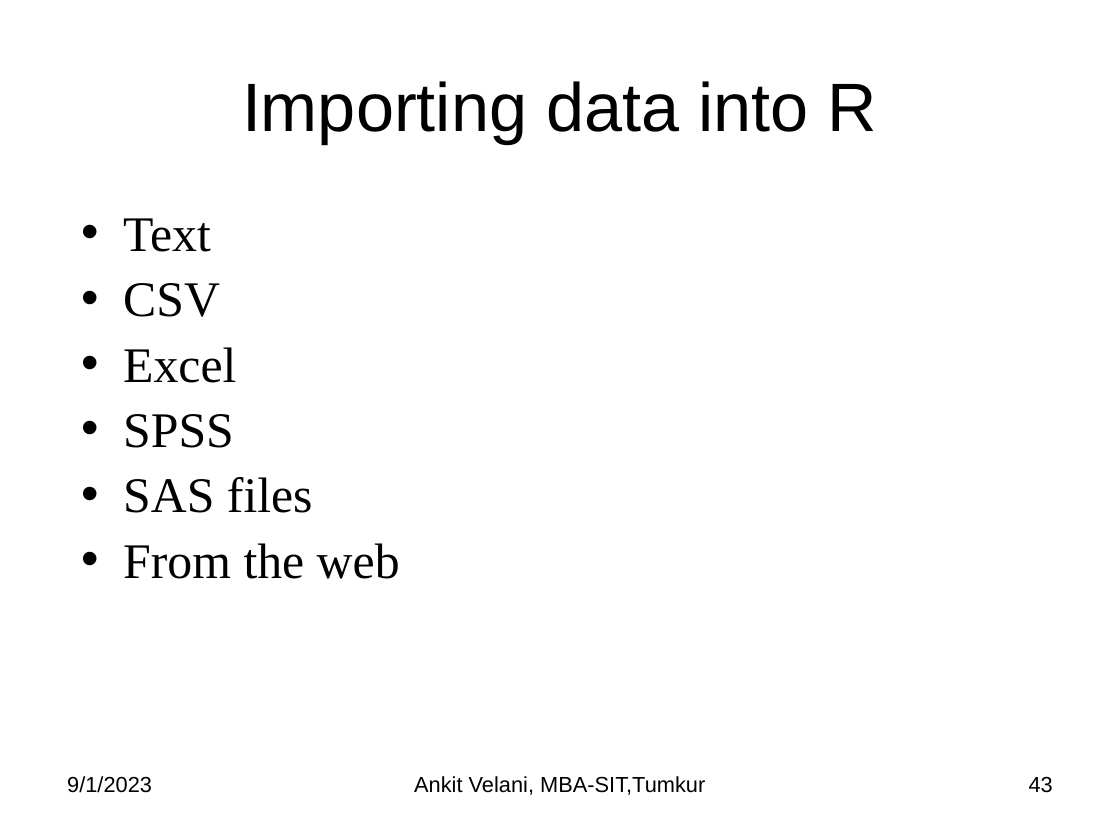
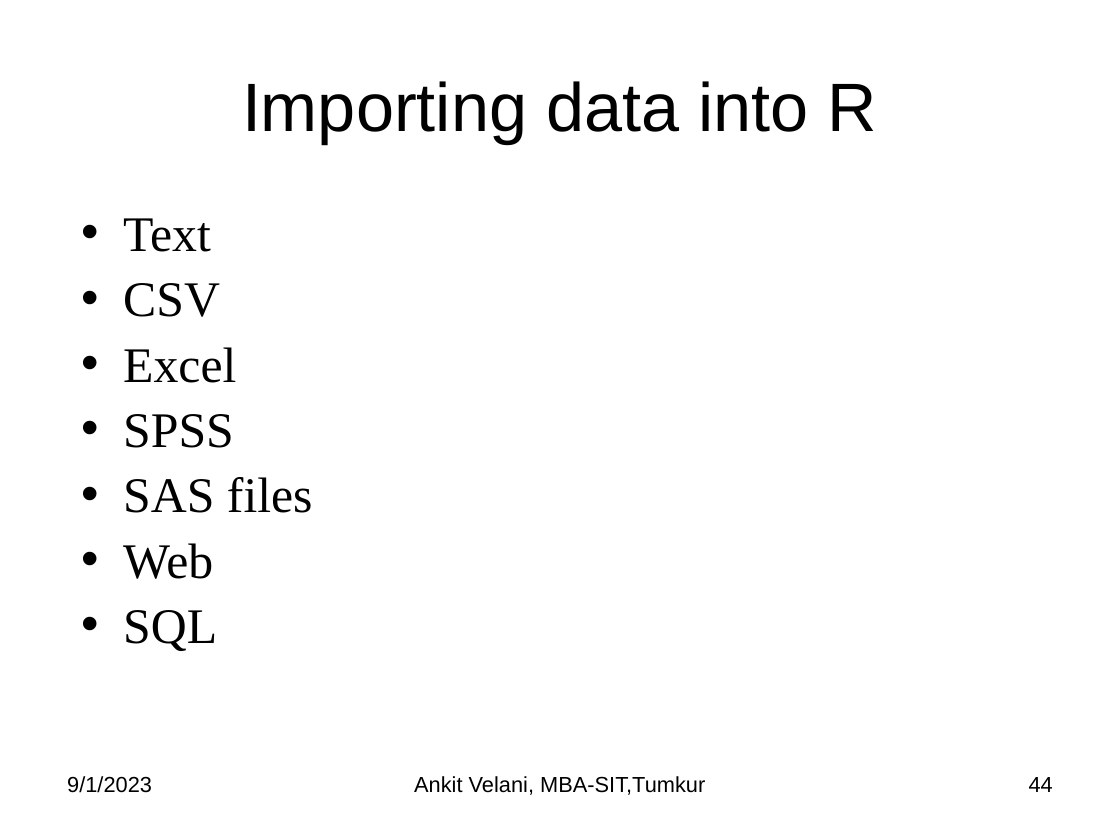
Before and after one commit to sitmbadept/sitmbadept.github.io, a slide deck: slide 44 of 2023/UNIT_3/UNIT-3-R-PART_2.pptx (slide 43 before the commit). Drawn at 1120x840 pixels with LibreOffice and Linux fonts; fonts in the diff are those of the drawing. Boxes give left, top, right and bottom in pixels: in the first picture for what was removed or moved away, otherwise in the second. Text is boxed around its words. In the diff, an @@ line names an element or a change of style, - is before the commit and + after.

```diff
--- a/2023/UNIT_3/UNIT-3-R-PART_2.pptx
+++ b/2023/UNIT_3/UNIT-3-R-PART_2.pptx
@@ text at (123, 543, 217, 651): text changed @@
-• From the web
+• Web
+• SQL
@@ page number at (1029, 777, 1053, 792): text changed @@
-43
+44
```
Also in this commit, not shown: 6 other slides changed, 1 slide added, 1 other file.
